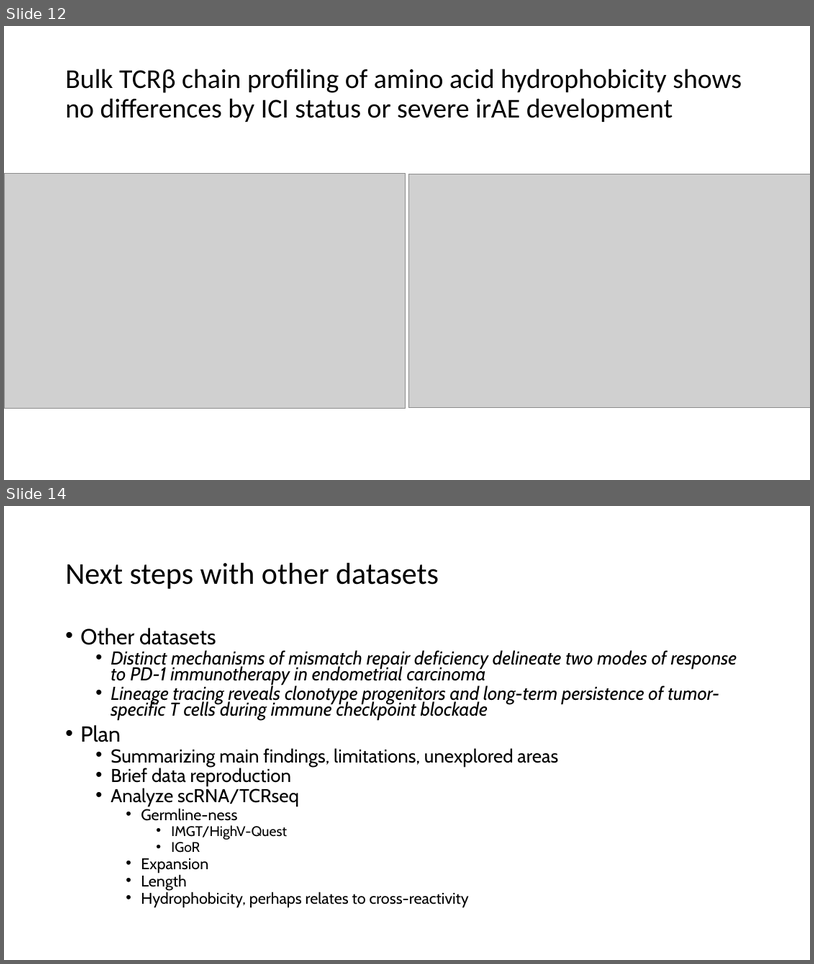
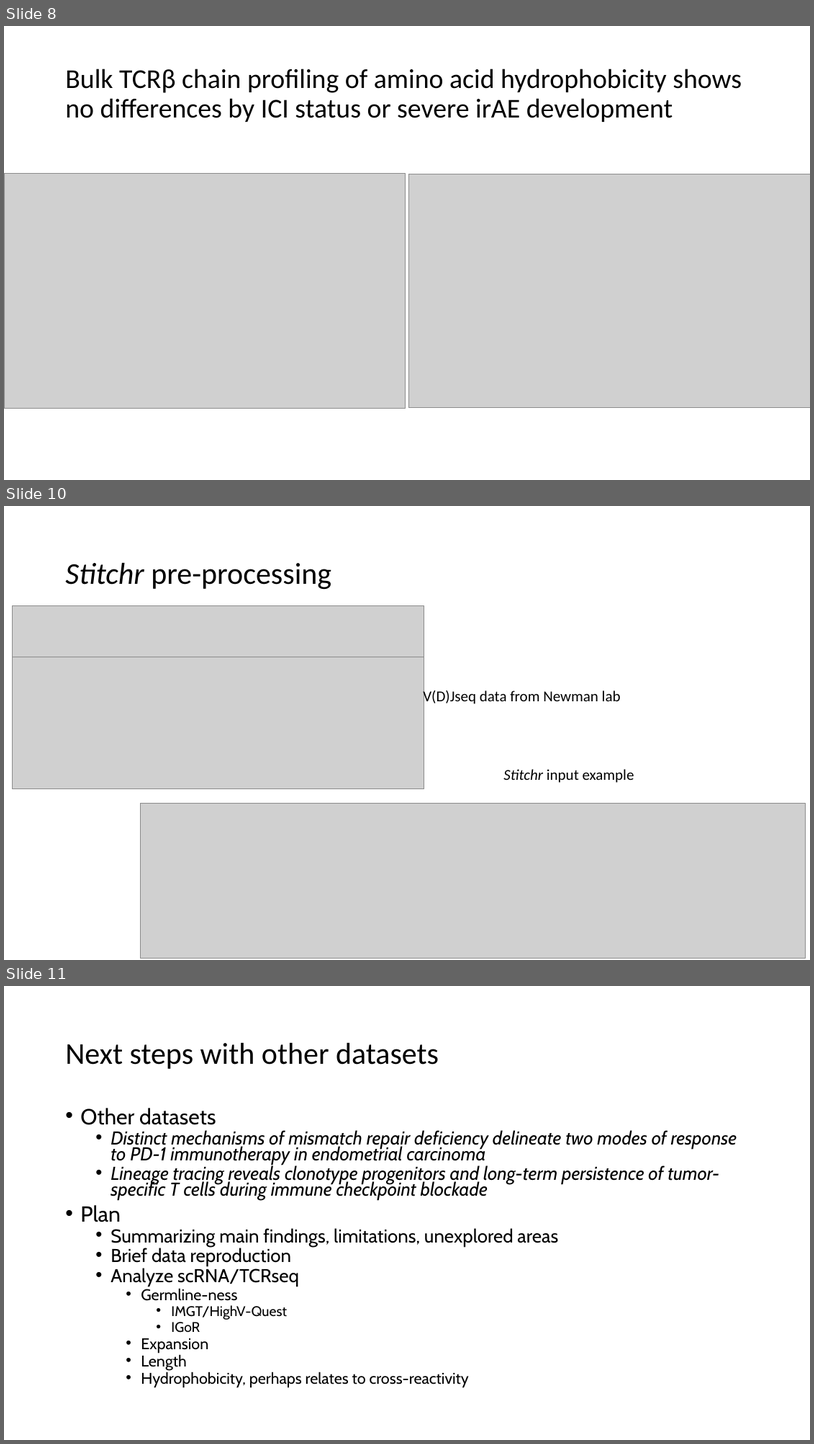
Before and after one commit to tybottorff/bottorffdocs, a slide deck: linsley_postdoc/presentations/weekly_meetings/10_12_23.pptx. Shown one above the other, each under a label of ours: slides 12 and 14 before the commit, slides 8, 10 and 11 after it; the slides between them are not shown. The pictures are 814x964 and 814x1444 pixels, drawn with LibreOffice and Linux fonts; fonts in the diff are those of the drawing; grey boxes stand for pictures. Boxes give left, top, right and bottom in pixels: in the first picture for what was removed or moved away, otherwise in the second. Text is boxed around its words. In the diff, an @@ line names an element or a change of style, - is before the commit and + after.

```diff
--- a/linsley_postdoc/presentations/weekly_meetings/10_12_23.pptx
+++ b/linsley_postdoc/presentations/weekly_meetings/10_12_23.pptx
@@ slide 10 added at <box>4,506,810,960</box>, background #FFFFFF @@
@@ title added at <box>65,563,332,590</box>, 36 pt, text #000000 @@
+Stitchr pre-processing
@@ picture added at <box>12,606,424,663</box> @@
@@ picture added at <box>12,656,424,788</box> @@
@@ text added at <box>423,688,621,705</box>, 18 pt, text #000000 @@
+V(D)Jseq data from Newman lab
@@ text added at <box>504,769,635,782</box>, 18 pt, text #000000 @@
+Stitchr input example
@@ picture added at <box>140,803,805,958</box> @@
@@ what was slide 12 is now slide 8 @@
@@ what was slide 14 is now slide 11 @@
```
Also in this commit, not shown: 2 slides changed.
